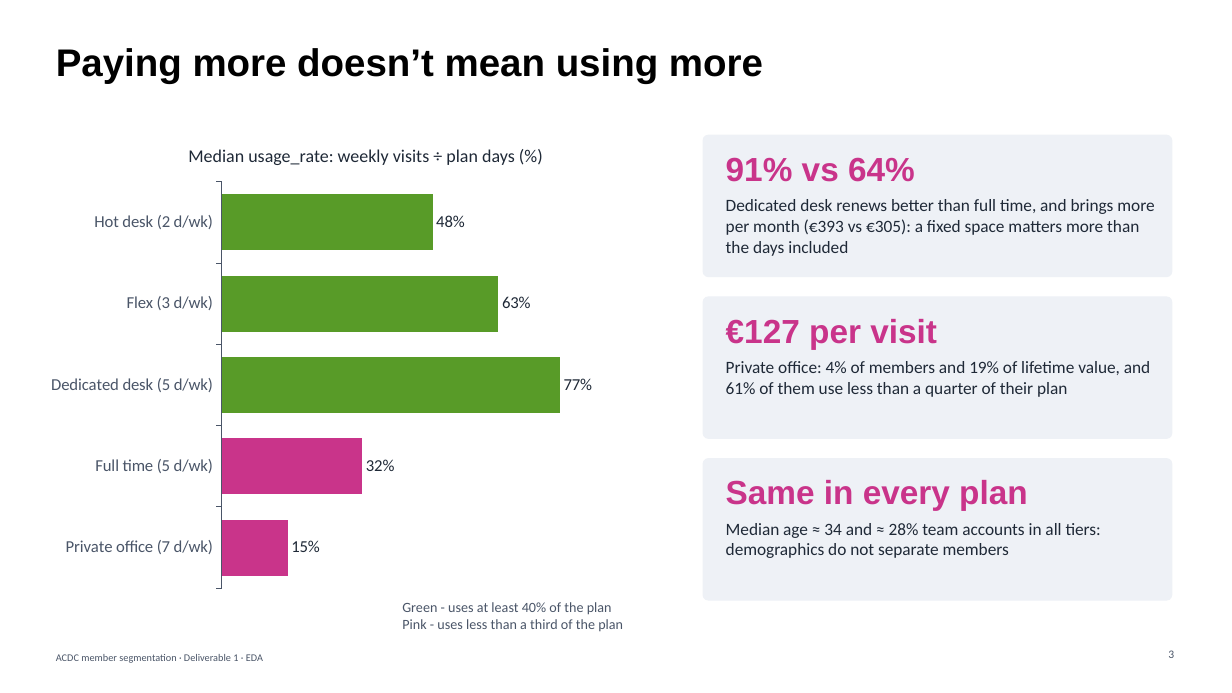
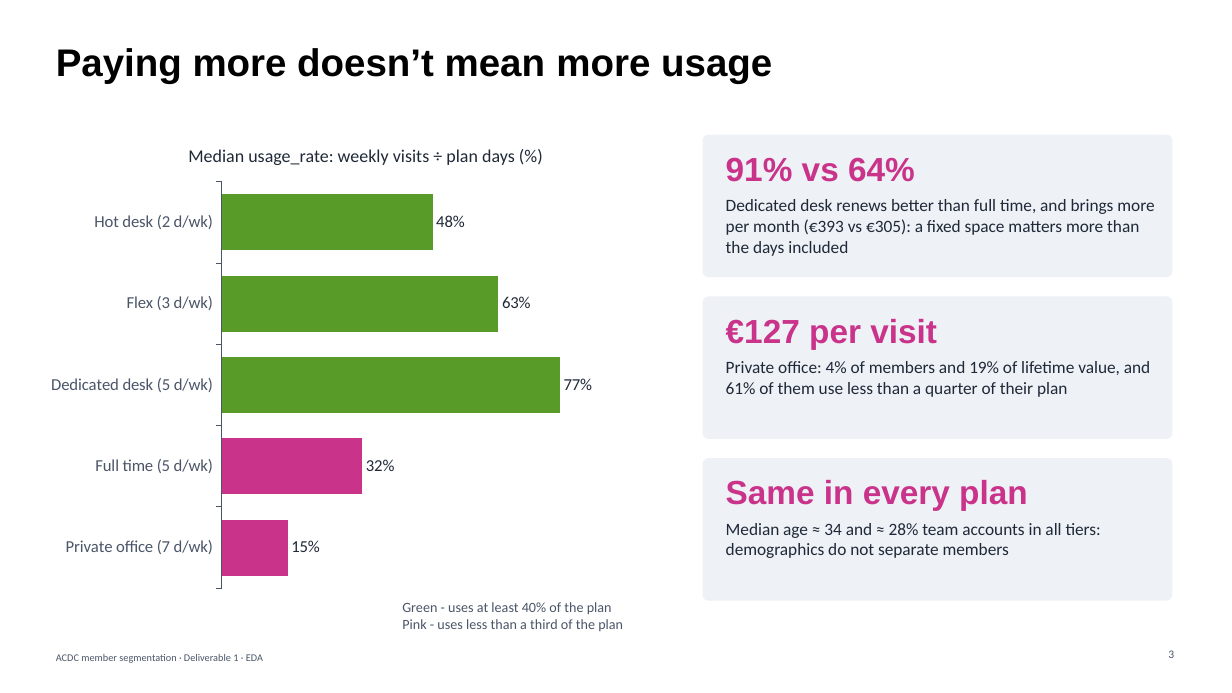
Before and after one commit to jfmenezes/Data-Mining-Project, a slide deck: slide 3 of Slides/Group34_EDA_Slides.pptx. Drawn at 1232x693 pixels with LibreOffice and Linux fonts; fonts in the diff are those of the drawing. Boxes give left, top, right and bottom in pixels: in the first picture for what was removed or moved away, otherwise in the second. Text is boxed around its words. In the diff, an @@ line names an element or a change of style, - is before the commit and + after.

```diff
--- a/Slides/Group34_EDA_Slides.pptx
+++ b/Slides/Group34_EDA_Slides.pptx
@@ text at (x1=56, y1=48, x2=772, y2=84): text changed @@
-Paying more doesn’t mean using more
+Paying more doesn’t mean more usage
```
Also in this commit, not shown: 4 other slides changed, 4 other files.
